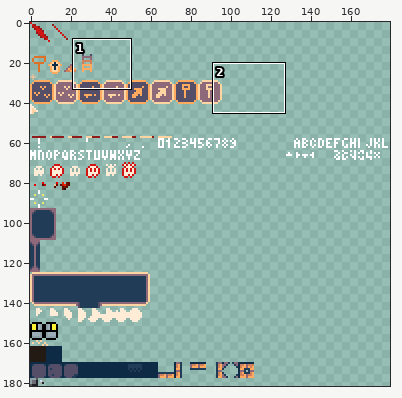
File history of a sprite sheet, src/assets/spritesheet-gen.png. The first picture is a wide view before the edit; the outline marks the close-up.
Close-up. Before the commit:
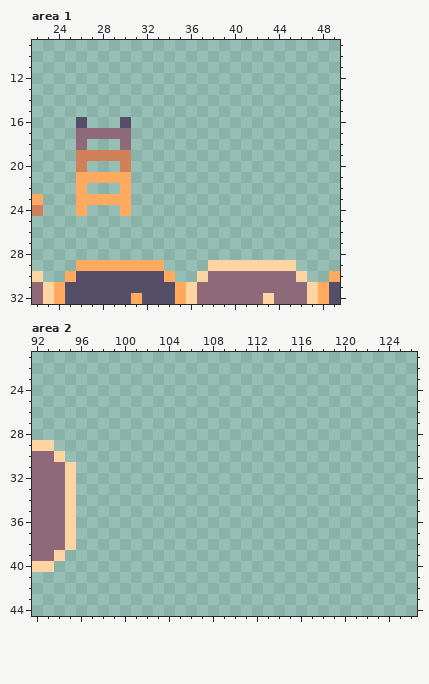
The file is 180x182 pixels. Colours within 5 levels of each other are drawn and written as one. Shown: area 1: x 22..49, y 9..32; area 2: x 92..126, y 21..44.
And afterwards:
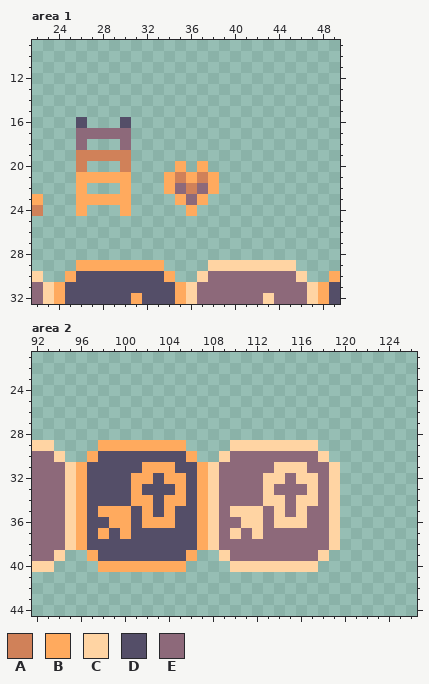
Palette (. is transparent): A #d08159  B #ffaa5e  C #ffd4a3  D #544e68  E #8d697a
Difference:
Changed rows in their new state; - is an unchanged pixel.
Area 1:
first column x 34:
20 -B-B-
21 BABAB
22 BEAEB
23 -BEB-
24 --B--
Area 2:
first column x 96:
29 --BBBBBBBB----CCCCCCCC--
30 -BDDDDDDDDB--CEEEEEEEEC-
31 BDDDDDBBBDDBCEEEEECCCEEC
32 BDDDDBBDBBDBCEEEECCECCEC
33 BDDDDBDDDBDBCEEEECEEECEC
34 BDDDDBBDBBDBCEEEECCECCEC
35 BDBBBDBDBDDBCECCCECECEEC
36 BDDBBDBBBDDBCEECCECCCEEC
37 BDBDBDDDDDDBCECECEEEEEEC
38 BDDDDDDDDDDBCEEEEEEEEEEC
39 -BDDDDDDDDB--CEEEEEEEEC-
40 --BBBBBBBB----CCCCCCCC--
Boxes around the changes in both close-ups, in picture pixels (x1, y1, x2, y2):
added: (164, 161, 219, 216)
added: (76, 440, 340, 572)
